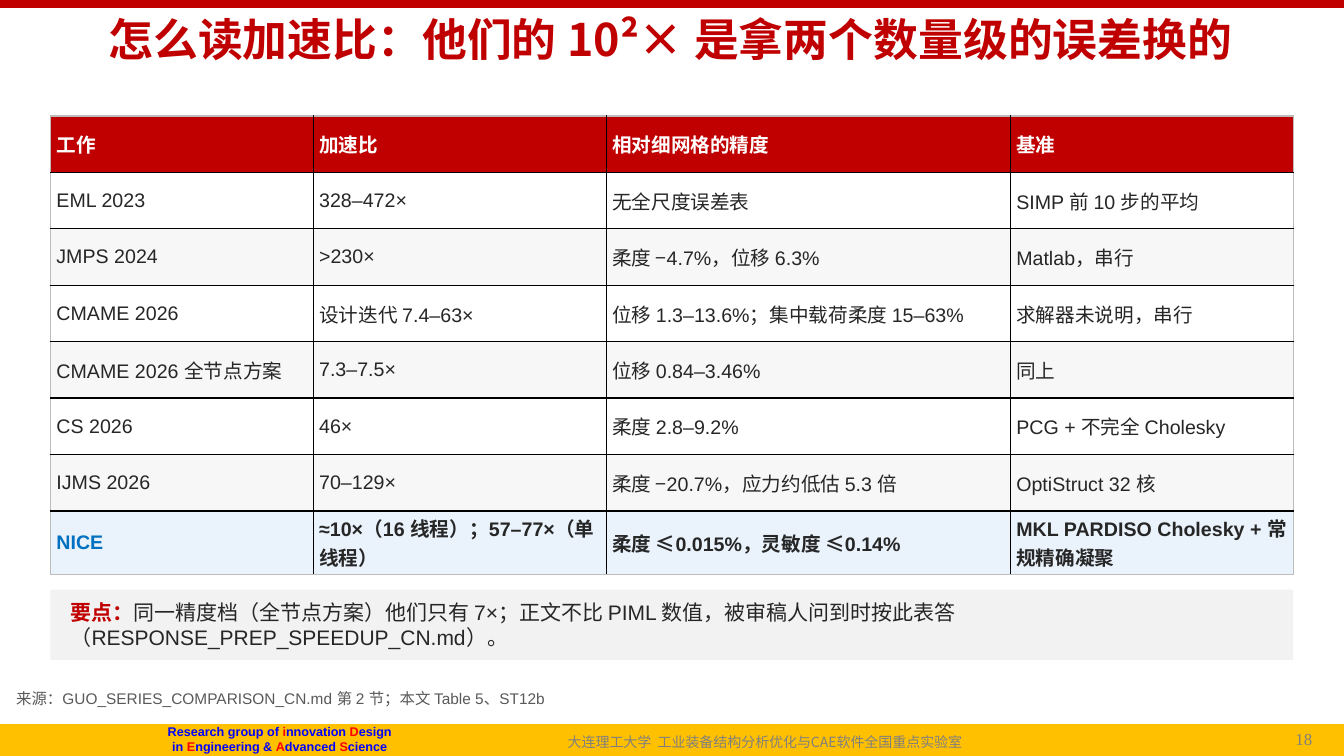
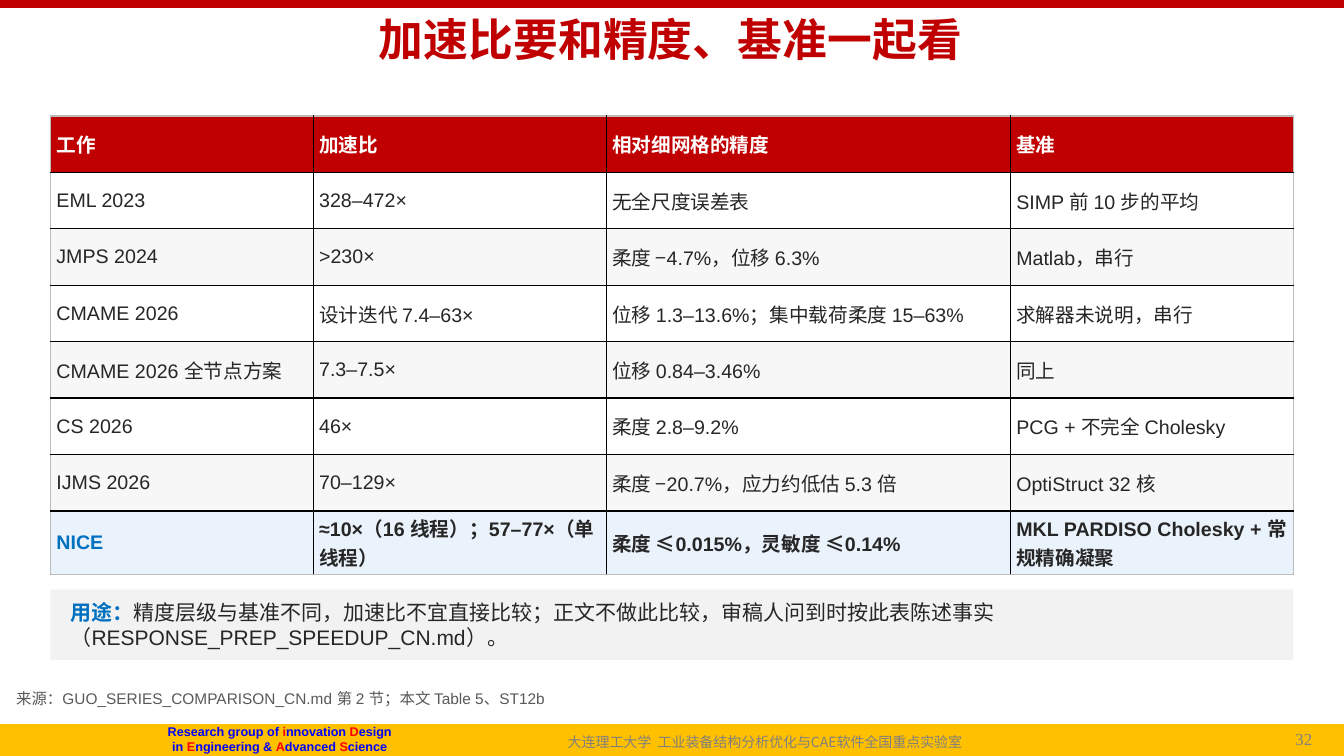
Before and after one commit to fanzhirui1004-source/curly-octo-goggles, a slide deck: slide 32 of docs/followup/talk/P1_NICE_导师汇报_20261003.pptx (slide 18 before the commit). Drawn at 1344x756 pixels with LibreOffice and Linux fonts; fonts in the diff are those of the drawing; background and template pictures are left out. Boxes give left, top, right and bottom in pixels: in the first picture for what was removed or moved away, otherwise in the second. Text is boxed around its words. In the diff, an @@ line names an element or a change of style, - is before the commit and + after.

```diff
--- a/docs/followup/talk/P1_NICE_导师汇报_20261003.pptx
+++ b/docs/followup/talk/P1_NICE_导师汇报_20261003.pptx
@@ title at [379,17,962,61]: text changed @@
-怎么读加速比：他们的 10²× 是拿两个数量级的误差换的
+加速比要和精度、基准一起看
@@ text in rectangle at [71,602,995,649]: text changed @@
-要点：同一精度档（全节点方案）他们只有 7×；正文不比 PIML 数值，被审稿人问到时按此表答（RESPONSE_PREP_SPEEDUP_CN.md）。
+用途：精度层级与基准不同，加速比不宜直接比较；正文不做此比较，审稿人问到时按此表陈述事实（RESPONSE_PREP_SPEEDUP_CN.md）。
@@ page number at [1289,734,1334,745]: text changed @@
-18/30
+32/43
@@ page number at [1295,734,1312,745]: text changed @@
-18
+32
```
Also in this commit, not shown: 7 other slides changed, 20 slides added, 7 slides removed, 2 other files.
